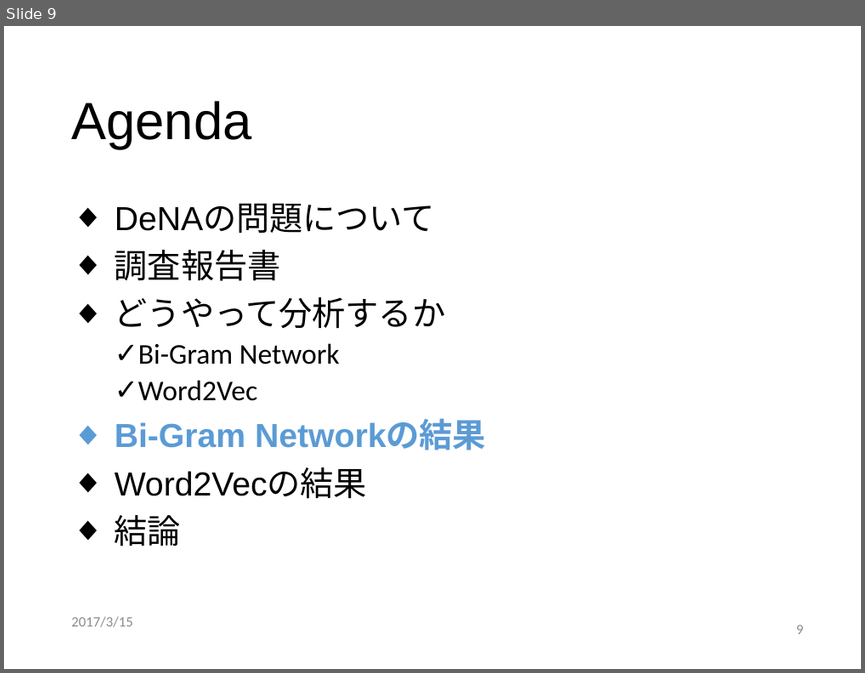
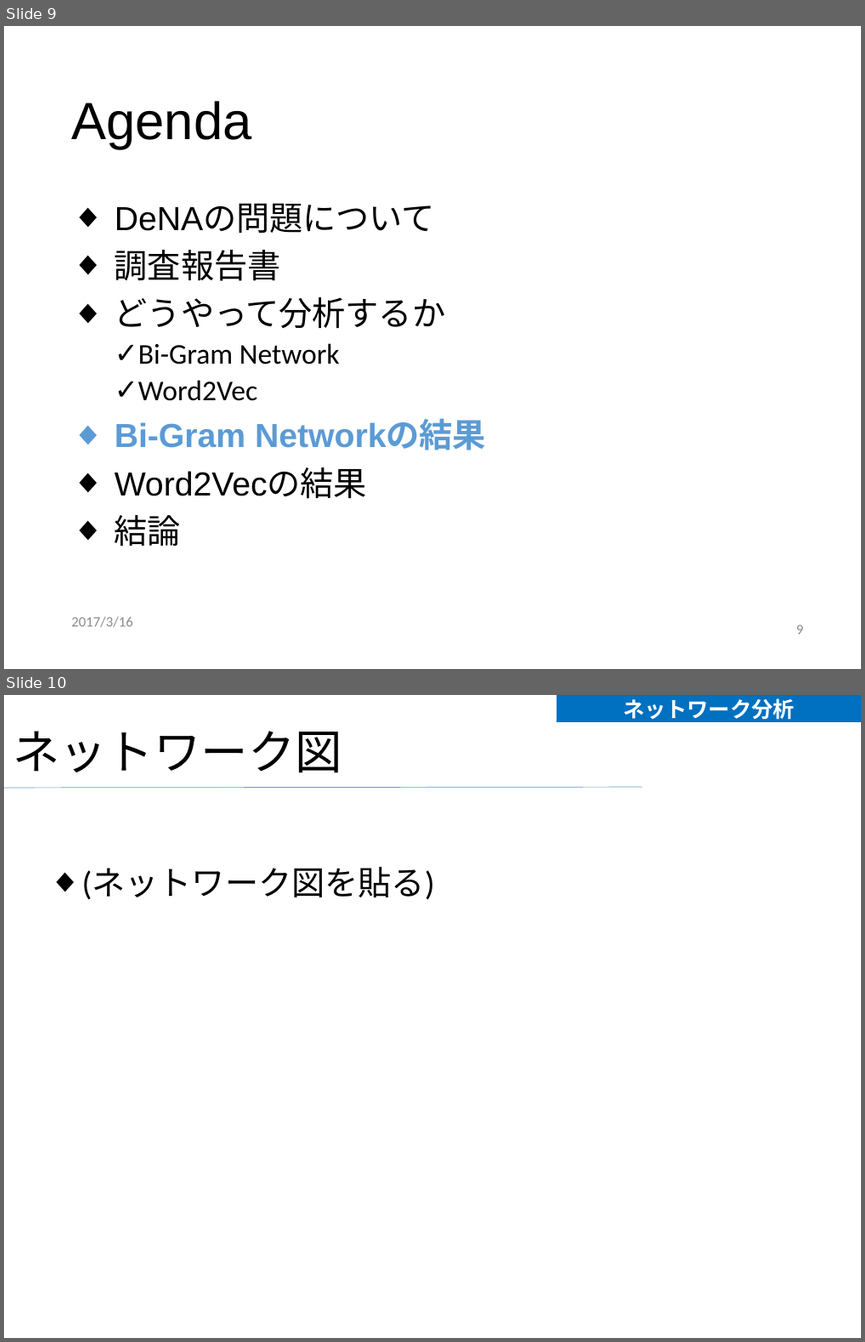
Before and after one commit to fufufukakaka/dena-visualize, a slide deck: dena-visualize.pptx. Shown one above the other, each under a label of ours: slide 9 before the commit, slides 9 and 10 after it. The pictures are 865x673 and 865x1342 pixels, drawn with LibreOffice and Linux fonts; fonts in the diff are those of the drawing; background and template pictures are left out. Boxes give left, top, right and bottom in pixels: in the first picture for what was removed or moved away, otherwise in the second. Text is boxed around its words. In the diff, an @@ line names an element or a change of style, - is before the commit and + after.

```diff
--- a/dena-visualize.pptx
+++ b/dena-visualize.pptx
@@ slide 10 added at (4, 695, 861, 1338), background picture (left out) @@
@@ text added at (556, 695, 861, 722), fill #0070C0, 18 pt, text #FFFFFF, bold @@
+ネットワーク分析
@@ title added at (12, 731, 342, 773), 39.6 pt, text #000000 @@
+ネットワーク図
@@ line added from (4, 788) to (642, 787), #5B9BD5 0.5 pt @@
@@ text added at (82, 867, 435, 900), 28 pt, text #000000 @@
+◆ (ネットワーク図を貼る)
@@ slide 9 changed as well @@
@@ text at (71, 616, 132, 627): text changed @@
-2017/3/15
+2017/3/16
```
Also in this commit, not shown: 11 other slides changed, 5 other slides added, 3 other files.
